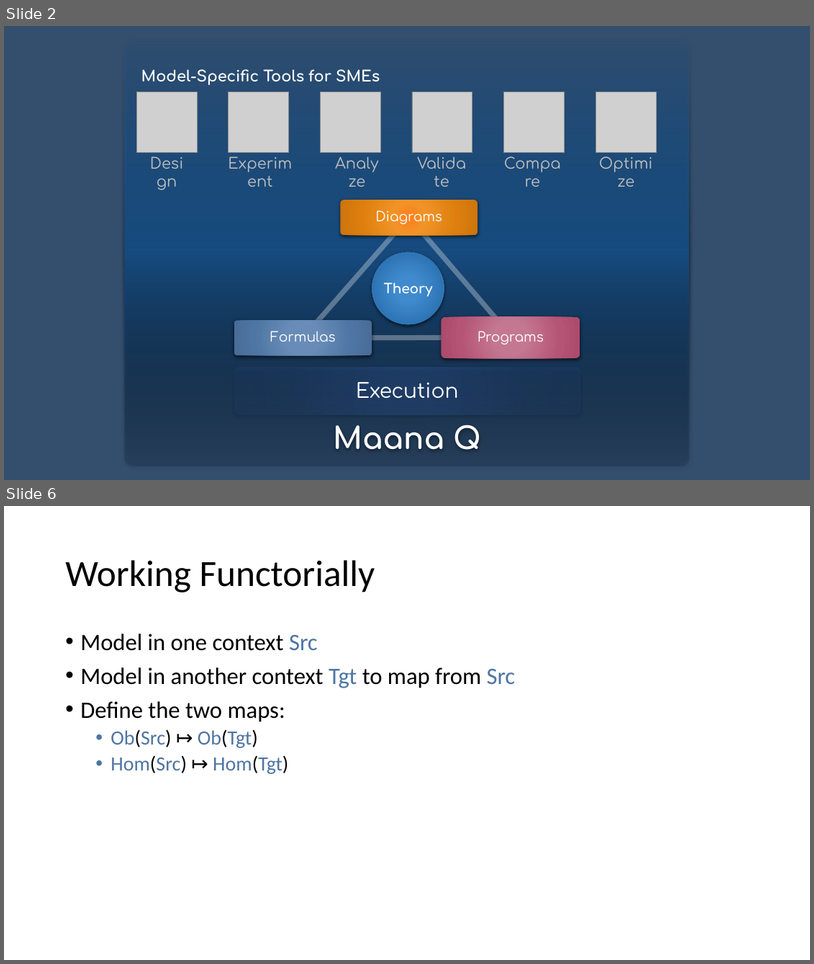
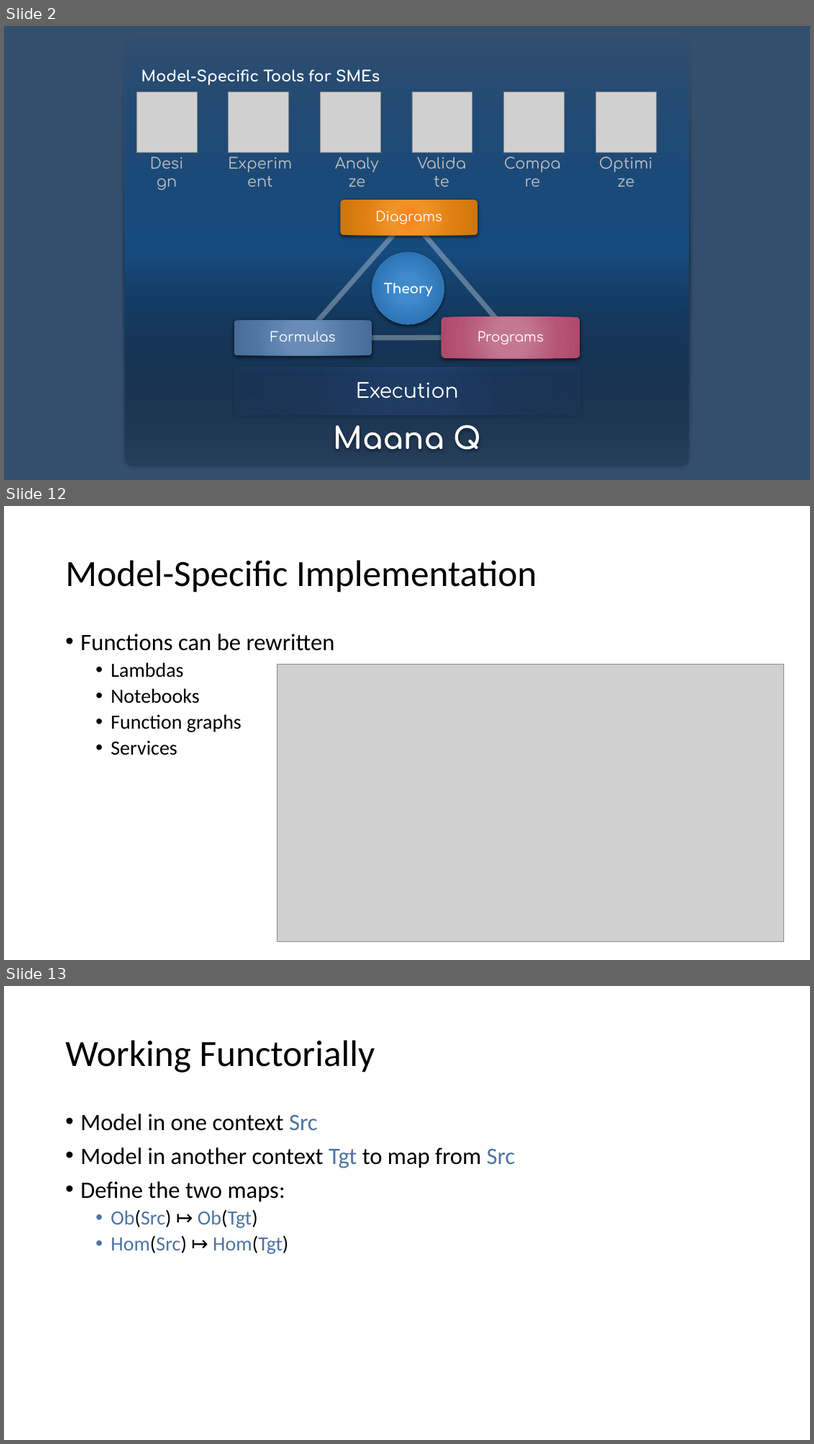
Before and after one commit to maana-io/cat-ml, a slide deck: presentations/gats-intro.pptx. Shown one above the other, each under a label of ours: slides 2 and 6 before the commit, slides 2, 12 and 13 after it; the slides between them are not shown. The pictures are 814x964 and 814x1444 pixels, drawn with LibreOffice and Linux fonts; fonts in the diff are those of the drawing; grey boxes stand for pictures. Boxes give left, top, right and bottom in pixels: in the first picture for what was removed or moved away, otherwise in the second. Text is boxed around its words. In the diff, an @@ line names an element or a change of style, - is before the commit and + after.

```diff
--- a/presentations/gats-intro.pptx
+++ b/presentations/gats-intro.pptx
@@ slide 12 added at (x1=4, y1=506, x2=810, y2=960), background #FFFFFF @@
@@ title added at (x1=65, y1=560, x2=537, y2=592), 44 pt, text #000000 @@
+Model-Specific Implementation
@@ text added at (x1=80, y1=633, x2=335, y2=755), 24 pt, text #000000 @@
+• Functions can be rewritten
+  • Lambdas
+  • Notebooks
+  • Function graphs
+  • Services
@@ picture added at (x1=277, y1=664, x2=784, y2=942) @@
@@ what was slide 6 is now slide 13 @@
```
Also in this commit, not shown: 3 slides changed, 6 other slides added, 1 slide removed, 1 other file.
